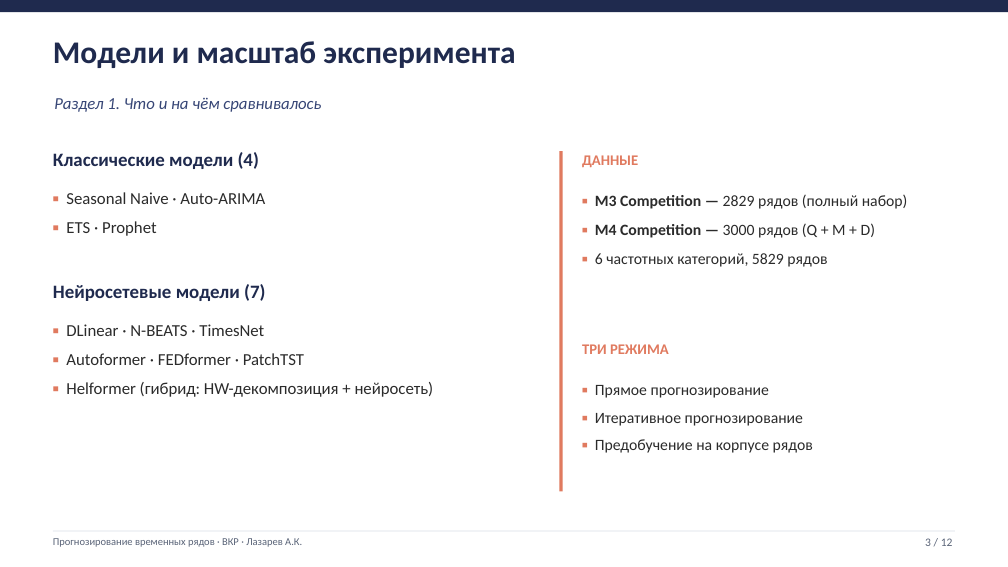
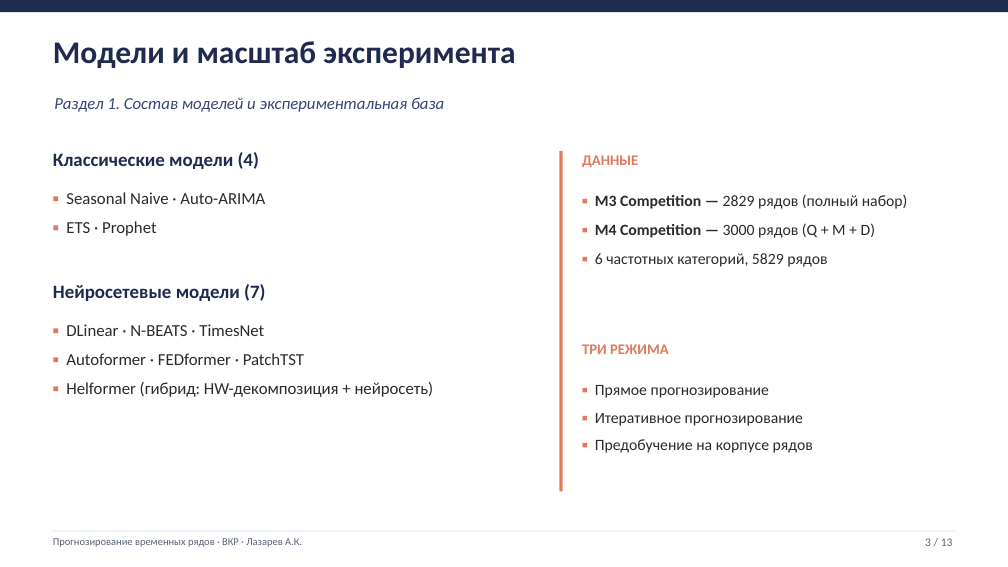
Before and after one commit to Prost444/Hybrid-models-for-TS-processing, a slide deck: slide 3 of docs/Презентация_Лазарев_ВКР.pptx. Drawn at 1008x567 pixels with LibreOffice and Linux fonts; fonts in the diff are those of the drawing. Boxes give left, top, right and bottom in pixels: in the first picture for what was removed or moved away, otherwise in the second. Text is boxed around its words. In the diff, an @@ line names an element or a change of style, - is before the commit and + after.

```diff
--- a/docs/Презентация_Лазарев_ВКР.pptx
+++ b/docs/Презентация_Лазарев_ВКР.pptx
@@ text at [54, 97, 444, 112]: text changed @@
-Раздел 1. Что и на чём сравнивалось
+Раздел 1. Состав моделей и экспериментальная база
```
Also in this commit, not shown: 9 other slides changed, 1 slide added, 4 other files.
